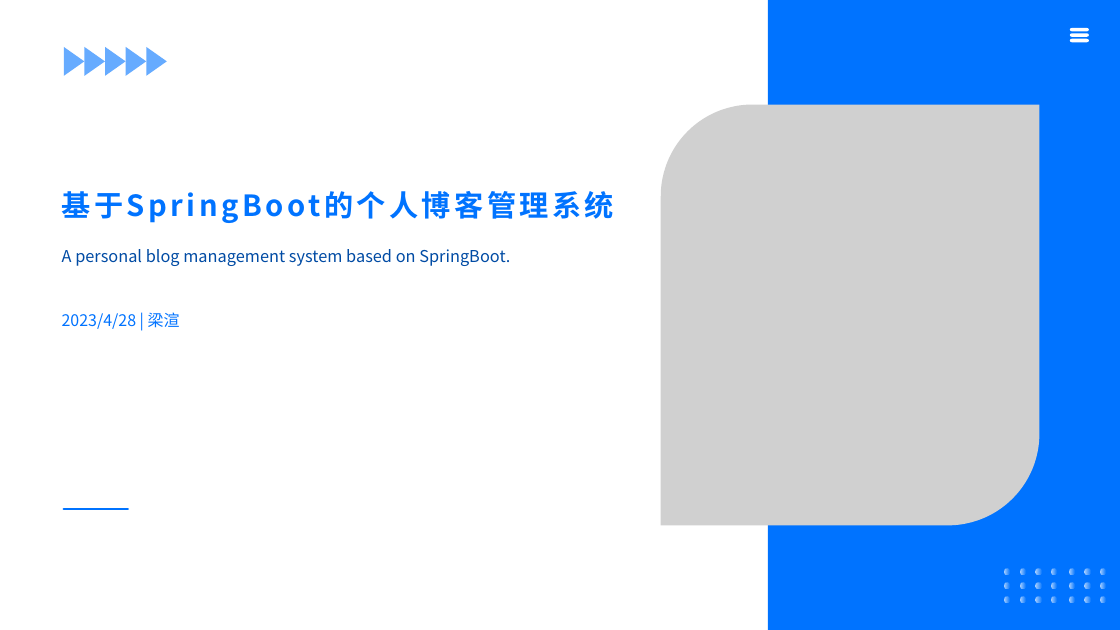
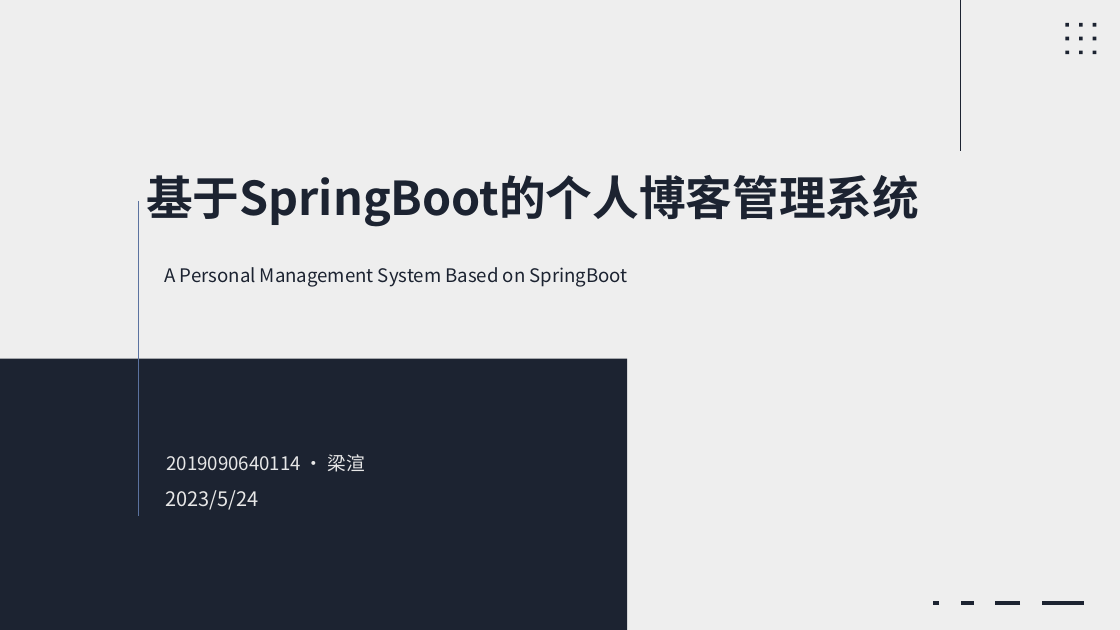
Before and after one commit to lxiuaunng/GraduatePaper, a slide deck: slide 1 of 答辩/答辩ppt.pptx. Drawn at 1120x630 pixels with LibreOffice and Linux fonts; fonts in the diff are those of the drawing; grey boxes stand for pictures. Boxes give left, top, right and bottom in pixels: in the first picture for what was removed or moved away, otherwise in the second. Text is boxed around its words. In the diff, an @@ line names an element or a change of style, - is before the commit and + after.

```diff
--- a/答辩/答辩ppt.pptx
+++ b/答辩/答辩ppt.pptx
@@ background #FFFFFF to #EEEEEE @@
@@ rectangle removed at (768,0,1120,630) @@
@@ line added from (960, 0) to (960, 151), #1C2331 0.5 pt @@
@@ freeform shape: place and size @@
-freeform shape at (1070,28,1090,42)
+freeform shape at (1065,23,1096,54)
@@ freeform shape at (1065,23,1096,54): fill #FFFFFF to #1C2331 @@
@@ group removed at (64,47,166,76): 5 triangles @@
@@ text "基于SpringBoot的个人博客管理系统": place and size @@
-text "基于SpringBoot的个人博客管理系统" at (62,191,123,219)
+text "基于SpringBoot的个人博客管理系统" at (146,175,919,227)
@@ text "基于SpringBoot的个人博客管理系统" at (146,175,919,227): size 25 to 40 pt, text colour #0073FF to #1C2331, letter spacing 3 to 0 pt; line spacing 0.8 to 1; vertical alignment middle to bottom @@
@@ picture removed at (661,105,1040,526) @@
@@ line added from (138, 201) to (138, 517), #5B729F 0.5 pt @@
@@ text at (164,267,628,287): text changed; size 14 to 16 pt; text colour #004BA3 to #1C2331 @@
-A personal blog management system based on SpringBoot.
+A Personal Management System Based on SpringBoot
@@ text removed at (62,312,180,329) @@
-2023/4/28 | 梁渲
@@ rectangle added at (0,359,628,630), fill #1C2331 @@
@@ text added at (166,454,365,472), 16 pt, text #E7E7E7 @@
+2019090640114 · 梁渲
@@ line removed from (64, 509) to (128, 509) @@
@@ text added at (166,490,259,510), 17.1 pt, text #E7E7E7 @@
+2023/5/24
@@ group removed at (1005,569,1106,602): 21 ellipses @@
@@ group added at (933,603,1085,603): 4 lines @@
```
Also in this commit, not shown: 19 slides added, 10 slides removed, 3 other files.
